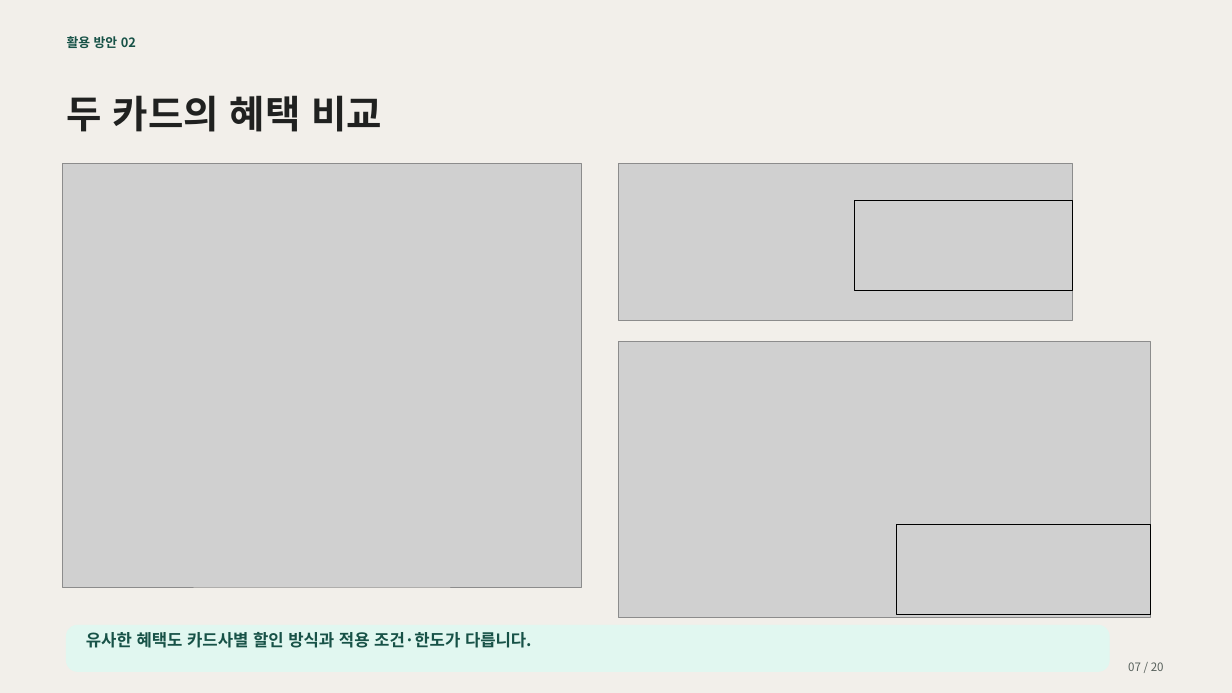
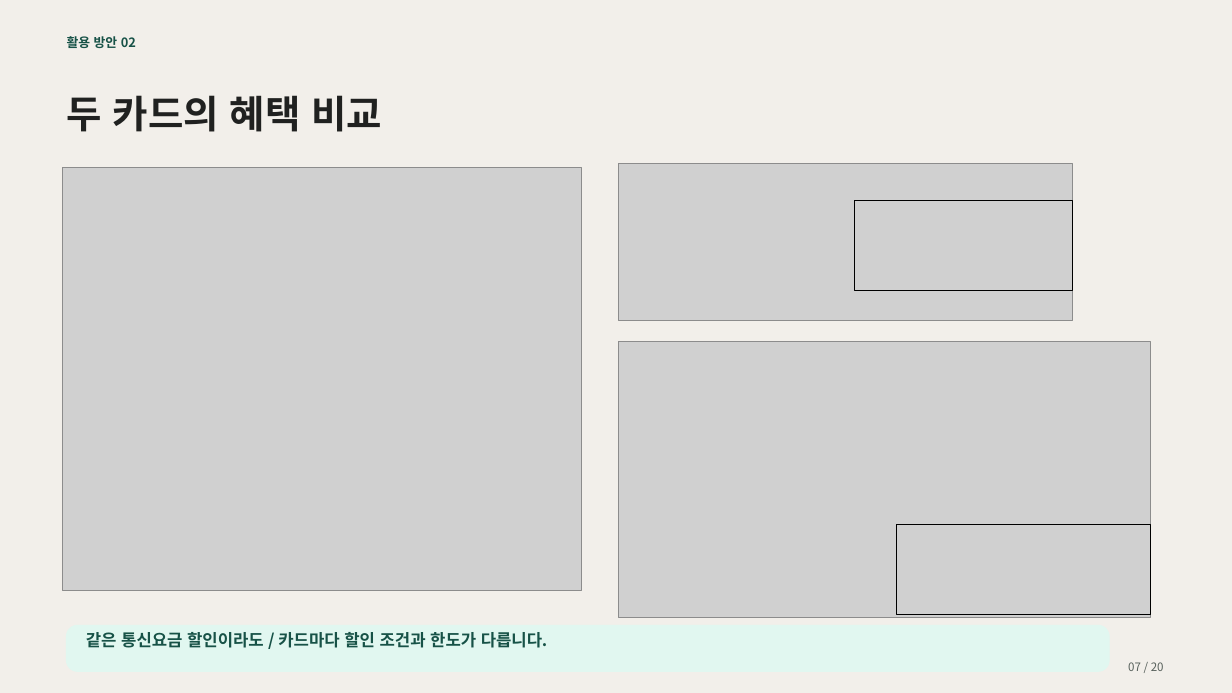
Before and after one commit to encore-ai-campus/mle-02-p2-team3, a slide deck: slide 7 of src/card_benefit/docs/presentation/카드혜택_GraphRAG_최종_20장_검색과근거조회설명추가.pptx. Drawn at 1232x693 pixels with LibreOffice and Linux fonts; fonts in the diff are those of the drawing; grey boxes stand for pictures. Boxes give left, top, right and bottom in pixels: in the first picture for what was removed or moved away, otherwise in the second. Text is boxed around its words. In the diff, an @@ line names an element or a change of style, - is before the commit and + after.

```diff
--- a/src/card_benefit/docs/presentation/카드혜택_GraphRAG_최종_20장_검색과근거조회설명추가.pptx
+++ b/src/card_benefit/docs/presentation/카드혜택_GraphRAG_최종_20장_검색과근거조회설명추가.pptx
@@ picture: place and size @@
-picture at bbox=[62, 163, 581, 586]
+picture at bbox=[62, 167, 581, 590]
@@ text at bbox=[86, 632, 547, 648]: text changed @@
-유사한 혜택도 카드사별 할인 방식과 적용 조건·한도가 다릅니다.
+같은 통신요금 할인이라도 / 카드마다 할인 조건과 한도가 다릅니다.
```
Also in this commit, not shown: 1 other file.
